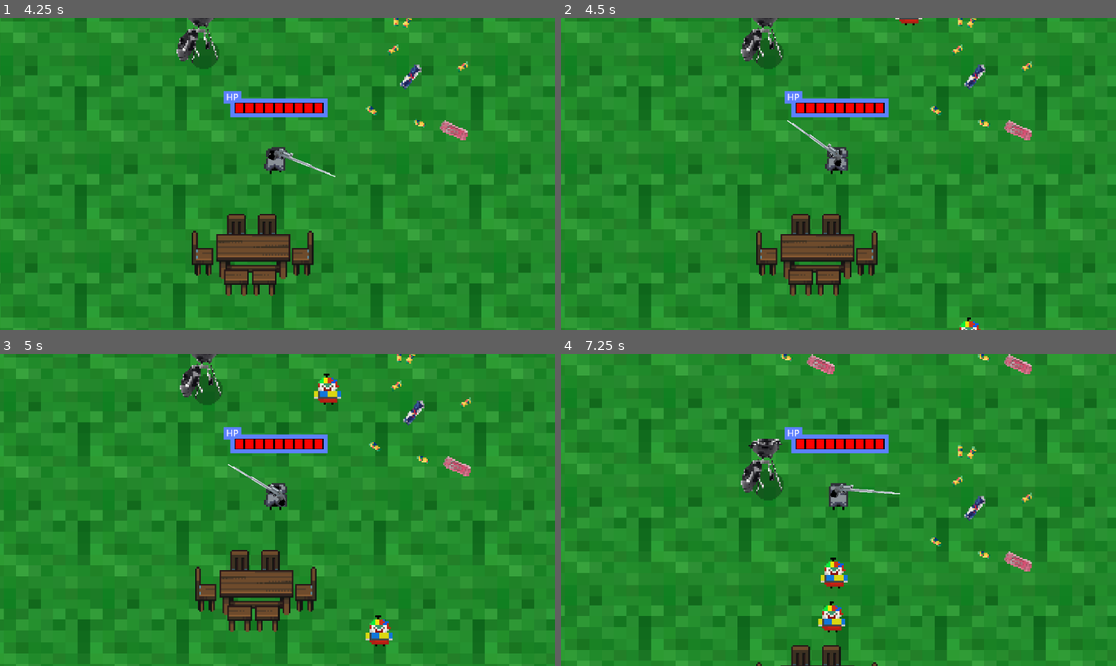
Above: before the commit, frames 1-4 (two rows, left to right).
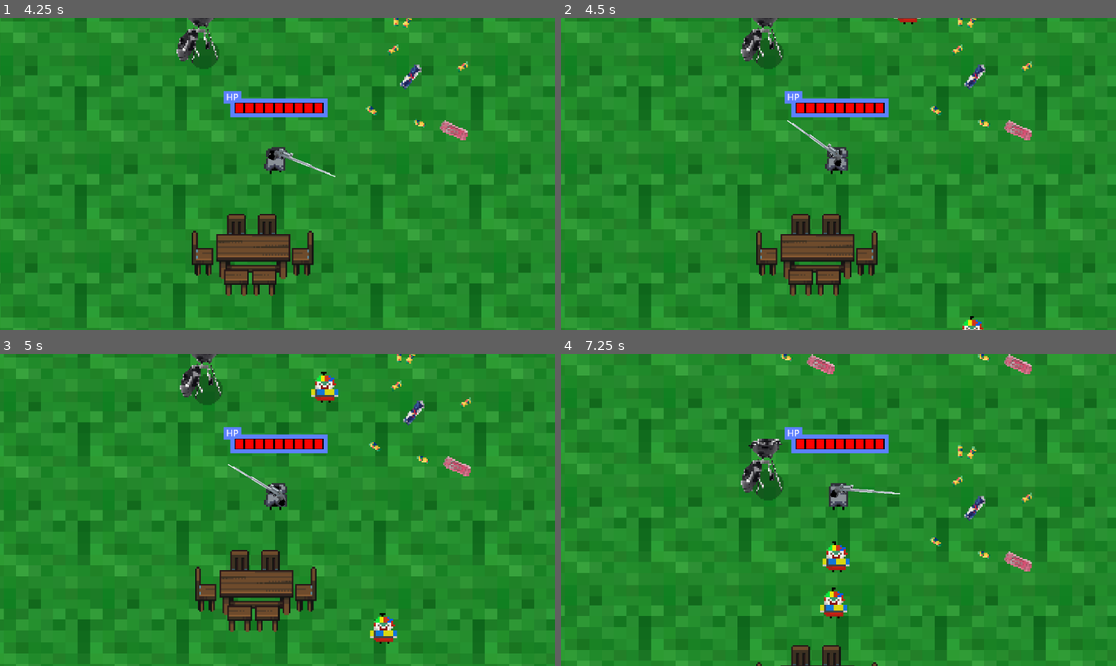
Above: after the commit, the same moments.

Repository: Titanothere/Sphelsylt-LV1-LP4-2025
Game: Godot game, scene res://scenes/game.tscn
Same seed, same stepped clock (60 frames per second), same inputs: the game is played once before the commit and once after it.
Inputs (mouse positions are in pixels of both pictures, inside the frame that each line leads up to):
- Up to frame 1 (4.25 s): tap Enter at 0.5 s; move the mouse to (399, 158) at 0.52 s; hold Right (ui_right) 0.53-1.25 s; click (399, 158) at 0.67 s; drag from (166, 189) to (277, 142) at 1.27 s; move the mouse to (333, 105) at 2.02 s; hold Right (ui_right) 2.03-2.75 s; drag from (249, 236) to (111, 127) at 2.77 s; move the mouse to (444, 220) at 3.52 s; hold Left (ui_left) from 3.53 s (still down)
- Up to frame 2 (4.5 s): release Left (ui_left) at 4.25 s; drag from (672, 127) to (832, 152) at 4.27 s
- Up to frame 3 (5 s): no input
- Up to frame 4 (7.25 s): move the mouse to (866, 510) at 5.02 s; hold Down (ui_down) 5.03-5.75 s; click (866, 510) at 5.17 s; drag from (755, 432) to (727, 525) at 5.77 s; move the mouse to (960, 494) at 6.52 s; hold Up (ui_up) from 6.53 s (still down)

Frame 1 is identical in both runs. In frame 2, 0.2% of the frame differs, in the area x 59-77%, y 0-100%; in frame 3, 0.7%; in frame 4, 1.1%, in the area x 46-53%, y 43-90%.

Commit message:
Ändrade signal funktion för backPack

Diff:
--- a/scenes/game.tscn
+++ b/scenes/game.tscn
@@ -12,6 +12,7 @@
 [ext_resource type="Script" uid="uid://ev6hu67p7yyq" path="res://scenes/HUD/HUD.gd" id="10_vtaks"]
 
 [node name="Game" type="Node2D"]
+position = Vector2(0, -8)
 script = ExtResource("1_lbhrr")
 
 [node name="StateMachine" type="Node" parent="."]
--- a/scripts/GunbladeArea.gd
+++ b/scripts/GunbladeArea.gd
@@ -18,9 +18,9 @@
 var PROJECTILE_SPEED = 1
 var SWORD_SWING_ANGLE = 1
 var SWORD_LIFE_STEAL = 1
-var SIZE = 1
+var SIZE = 3
 var DAMAGE = 1
-var KNOCKBACK = 2
+var KNOCKBACK = 1
 
 
 @onready var player = $""
@@ -61,6 +61,8 @@
 		swing_dmg_mod = DAMAGE
 		var rot : float = get_parent().rotation - PI
 		bullet.get_node("Area2D").knockBack = Vector2(KNOCKBACK,0).rotated(rot)
+		bullet.get_node("Area2D/Sprite2D").scale.x *= SIZE
+		bullet.get_node("Area2D/Sprite2D").scale.y *= SIZE
 		# Set Projectile parameters
 		bullet.init_vals(rot, self.global_position - last_pos, PROJECTILE_SPREAD)
 		last_pos = self.global_position
@@ -85,4 +87,27 @@
 
 
 func updateWeapon(stat0, stat1) -> void:
+	swing_dmg_mod = 1
+	PROJECTILE_SPREAD = 1
+	PROJECTILE_RANGE = 1
+	PROJECTILE_SPEED = 1
+	SWORD_SWING_ANGLE = 1
+	SWORD_LIFE_STEAL = 1
+	SIZE = 1
+	DAMAGE = 1
+	KNOCKBACK = 1
+	for stat in [stat0, stat1]:
+		match stat.type:
+			DraggableAspect.AspectType.PROJECTILE_RANGE: PROJECTILE_RANGE = stat.typeValue
+			DraggableAspect.AspectType.PROJECTILE_SPEED: PROJECTILE_SPEED = stat.typeValue
+			DraggableAspect.AspectType.PROJECTILE_SPREAD: PROJECTILE_SPREAD = stat.typeValue
+			DraggableAspect.AspectType.SWORD_SWING_ANGLE: SWORD_SWING_ANGLE = stat.typeValue
+			DraggableAspect.AspectType.SWORD_LIFE_STEAL: SWORD_LIFE_STEAL = stat.typeValue
+			DraggableAspect.AspectType.ATTACK_SPEED: ATTACK_SPEED = stat.typeValue
+			DraggableAspect.AspectType.SIZE: SIZE = stat.typeValue
+			DraggableAspect.AspectType.DAMAGE: DAMAGE = stat.typeValue
+			DraggableAspect.AspectType.KNOCKBACK: KNOCKBACK = stat.typeValue
 	print(stat0.typeValue, stat1.typeValue)
+	var blade_size = $AnimatedSprite2D
+	blade_size.scale.x *= SIZE
+	blade_size.scale.y *= SIZE
